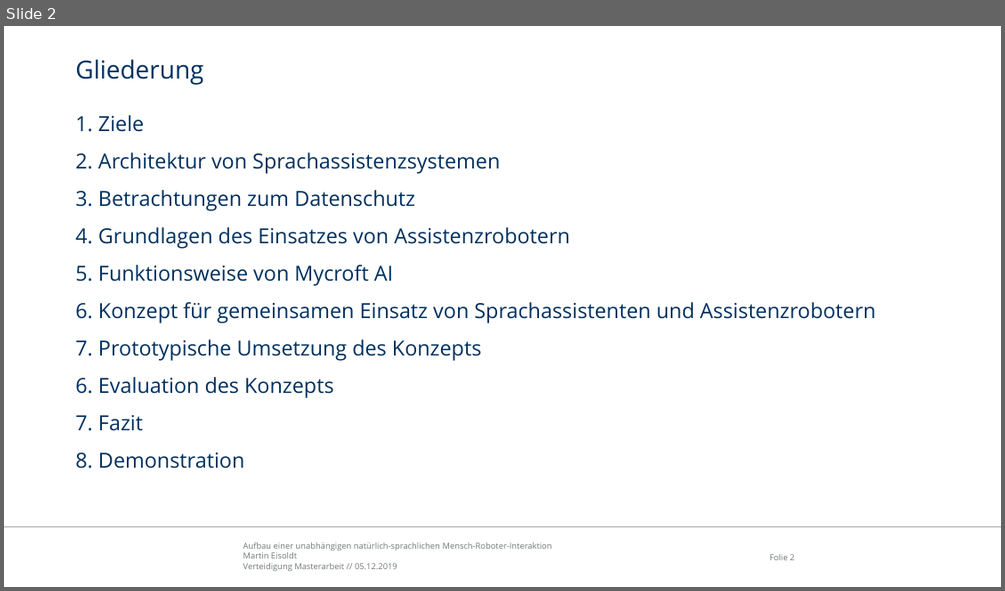
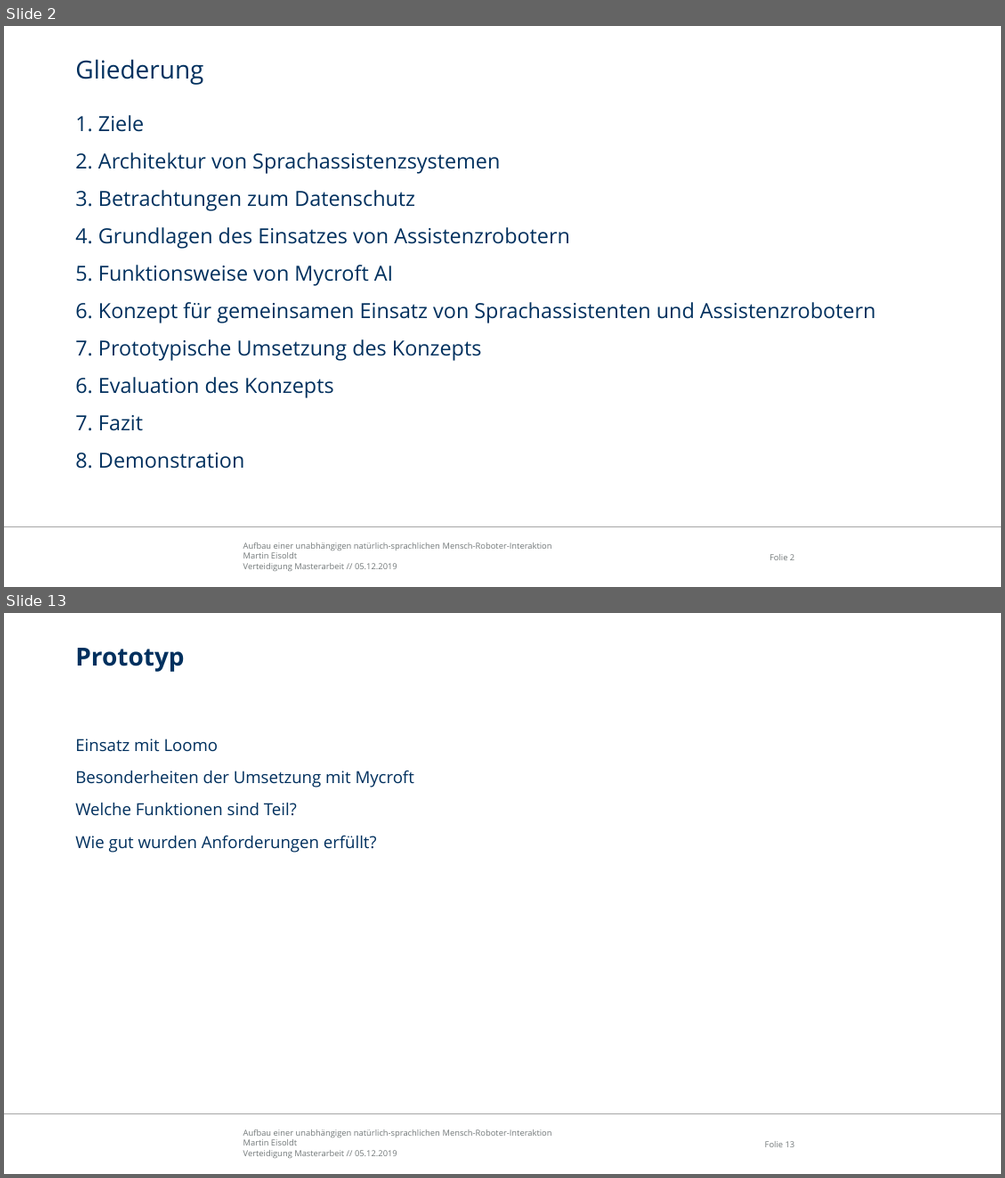
Before and after one commit to edegeyer/masterarbeit, a slide deck: verteidigung/verteidigung.pptx. Shown one above the other, each under a label of ours: slide 2 before the commit, slides 2 and 13 after it; the slides between them are not shown. The pictures are 1005x591 and 1005x1178 pixels, drawn with LibreOffice and Linux fonts; fonts in the diff are those of the drawing; background and template pictures are left out. Boxes give left, top, right and bottom in pixels: in the first picture for what was removed or moved away, otherwise in the second. Text is boxed around its words. In the diff, an @@ line names an element or a change of style, - is before the commit and + after.

```diff
--- a/verteidigung/verteidigung.pptx
+++ b/verteidigung/verteidigung.pptx
@@ slide 13 added at bbox=[4, 613, 1001, 1174], background #FFFFFF; not listed: 3 template elements that a slide beside it also shows @@
@@ title added at bbox=[75, 648, 184, 672], 24 pt, text #00305E, bold @@
+Prototyp
@@ text added at bbox=[75, 738, 414, 852], 16 pt, text #00305E @@
+Einsatz mit Loomo
+Besonderheiten der Umsetzung mit Mycroft
+Welche Funktionen sind Teil?
+Wie gut wurden Anforderungen erfüllt?
```
Also in this commit, not shown: 15 other slides added, 3 slides removed.
